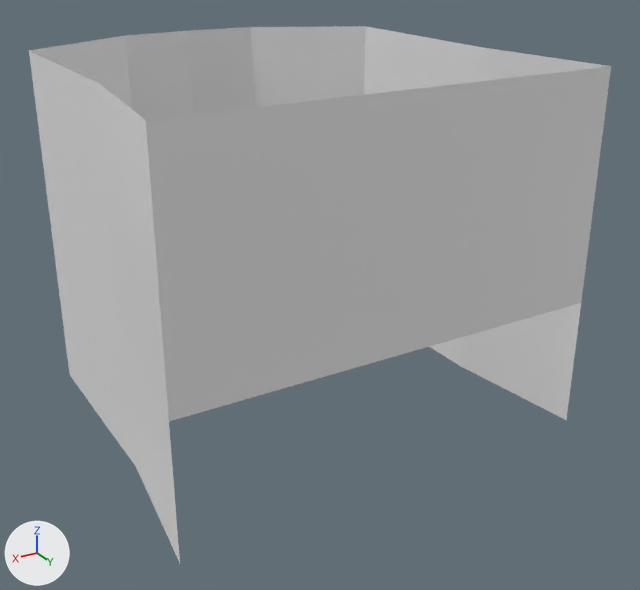
Two versions of the OBJ model assets/cockpit/room_walls.obj, one commit apart.
Both versions are drawn from a 50 mm lens placed at (109.5, 203.0, 80.2), pointed at (-5.6, 11.2, -15.7). Lighting does not change. The marker at lower left points along +X, +Y and +Z. Where no turn or scale is listed for an object, it has been applied to the vertices.

In view in the first picture: 'room_walls'.
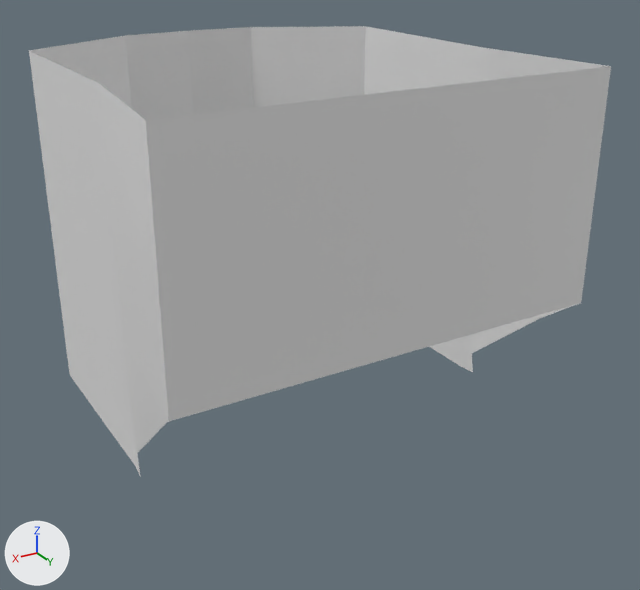
Scene script edits in JSON lines:
```json
{"block": "me_room_walls", "where": "me_room_walls.from_pydata(...)  # 36 vertices, 26 faces; spans x -56.9..56.9, y -57.1..57.1, z -47.7..47.7"}
{"block": "me_room_walls", "where": "# used by ob_room_walls; location = (0.0, 0.0, 0.0)"}
{"block": "me_room_walls", "where": "# verts and faces of me_room_walls; kept vertices keep their numbers, new ones are numbered from 36"}
{"block": "me_room_walls", "where": "# before: 0 (-56.9, 57.1, -47.7) at pixel (566, 420), 10 (-52.3, 17.3, -47.7) at pixel (460, 366), 18 (-56.9, 57.1, -12.3) at pixel (581, 302), 26 (-52.3, 17.3, -12.3)"}
{"block": "me_room_walls", "where": "# before: 1 (56.9, 57.1, -47.7) at pixel (180, 563), 8 (52.3, 17.3, -47.7) at pixel (135, 466), 19 (56.9, 57.1, -12.3) at pixel (168, 421), 20 (52.3, 17.3, -12.3) at pixel (123, 340)"}
{"block": "me_room_walls", "change": "me_room_walls part 1"}
{"op": "add", "block": "me_room_walls", "code": "delete_vertices([0])  # with the faces that use them"}
{"op": "add", "block": "me_room_walls", "code": "verts[37] = (-52.9, 22.4, -47.7)  # pixel (472, 372)"}
{"op": "add", "block": "me_room_walls", "code": "verts[38] = (-52.8, 21.4, -41.5)  # pixel (471, 353)"}
{"op": "add", "block": "me_room_walls", "code": "verts[39] = (-54.5, 45.7, -20.8)  # pixel (539, 318)"}
{"op": "add", "block": "me_room_walls", "code": "faces += [(10, 37, 38, 26), (18, 26, 38, 39)]"}
{"block": "me_room_walls", "change": "me_room_walls part 2"}
{"op": "add", "block": "me_room_walls", "code": "delete_vertices([1])  # with the faces that use them"}
{"op": "add", "block": "me_room_walls", "code": "verts[36] = (52.9, 22.4, -47.7)"}
{"op": "add", "block": "me_room_walls", "code": "verts[40] = (52.8, 21.4, -41.3)  # pixel (137, 453)"}
{"op": "add", "block": "me_room_walls", "code": "verts[41] = (53.4, 45.5, -19.9)  # pixel (166, 423)"}
{"op": "add", "block": "me_room_walls", "code": "faces += [(8, 20, 40, 36), (19, 41, 40, 20)]"}
```

What differs and where, as boxes [x1, y1, x2, y2] in the pictures (640 x 590 px):
```json
{"object": "room_walls", "change": "reshaped", "before": [29, 26, 611, 563], "after": [29, 26, 611, 475], "on screen": "16% shorter"}
{"part": 1, "of": "me_room_walls", "change": "built on", "before": [461, 303, 581, 420], "after": [461, 304, 577, 372]}
{"part": 2, "of": "me_room_walls", "change": "built on", "before": [123, 341, 180, 563], "after": [123, 341, 169, 475]}
```
